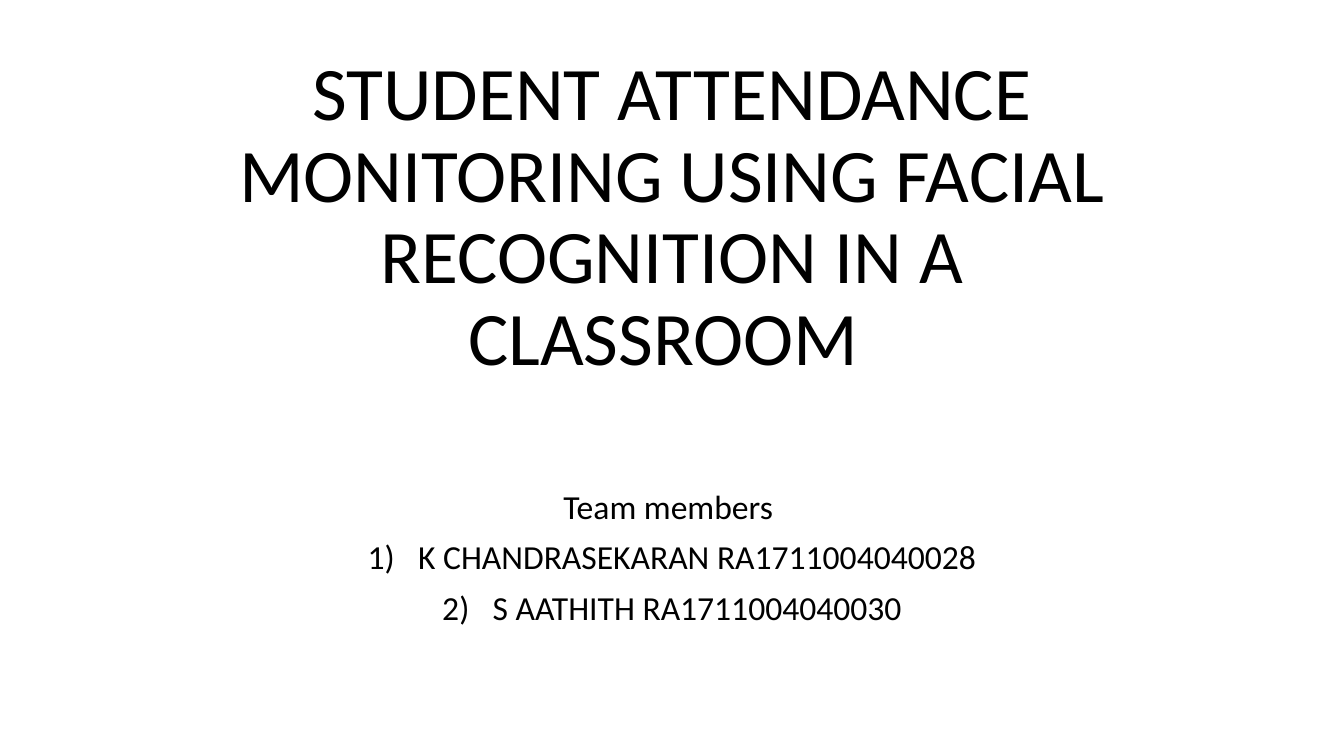
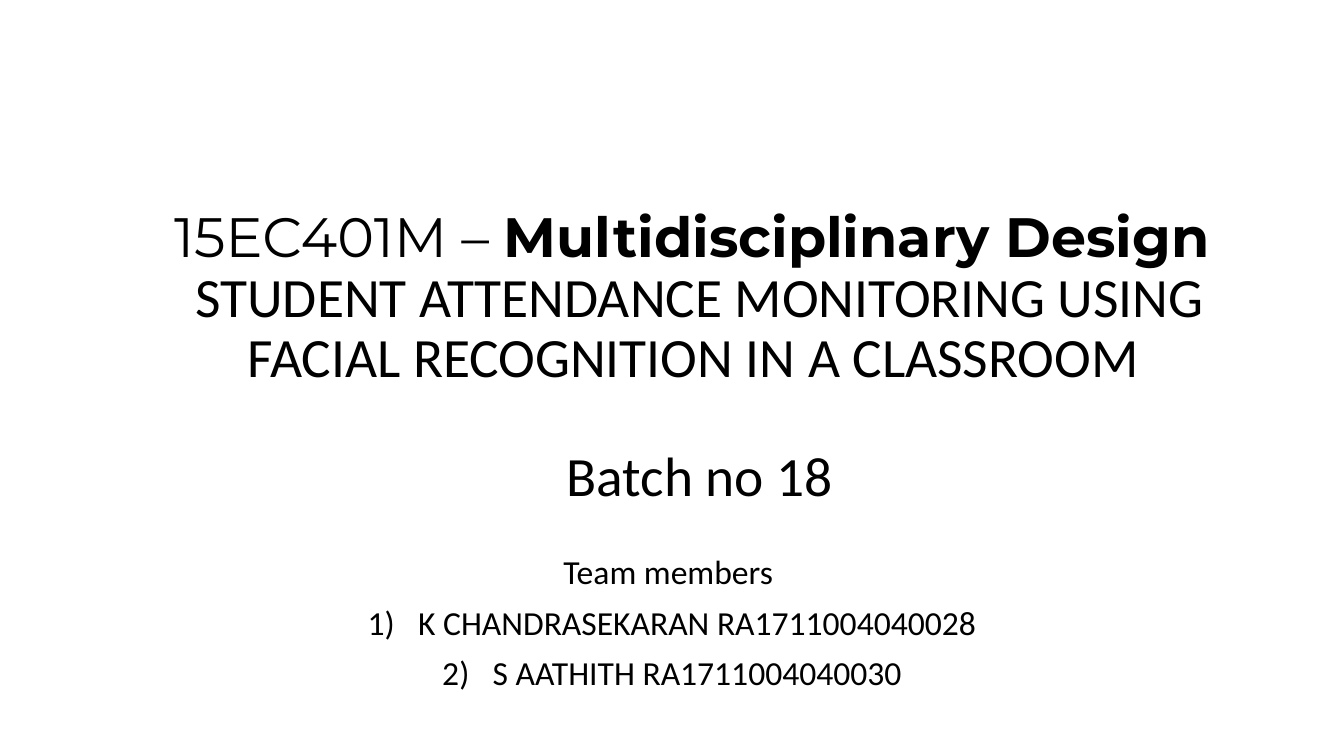
Before and after one commit to Chandru-crypted/Attendance_system_using_facial_recognition, a slide deck: slide 1 of DOCS/PPT's/Problem statement.pptx. Drawn at 1344x756 pixels with LibreOffice and Linux fonts; fonts in the diff are those of the drawing. Boxes give left, top, right and bottom in pixels: in the first picture for what was removed or moved away, otherwise in the second. Text is boxed around its words. In the diff, an @@ line names an element or a change of style, - is before the commit and + after.

```diff
--- a/DOCS/PPT's/Problem statement.pptx
+++ b/DOCS/PPT's/Problem statement.pptx
@@ title at [174, 213, 1210, 497]: text changed; size 54 to 39.6 pt @@
-STUDENT ATTENDANCE MONITORING USING FACIAL RECOGNITION IN A CLASSROOM
+15EC401M – Multidisciplinary Design
+STUDENT ATTENDANCE MONITORING USING FACIAL RECOGNITION IN A CLASSROOM
+Batch no 18
@@ subtitle "Team members": place and size @@
-subtitle "Team members" at [418, 495, 976, 621]
+subtitle "Team members" at [418, 560, 976, 686]
```
Also in this commit, not shown: 5 other slides changed, 7 slides added, 4 slides removed, 5 other files.
